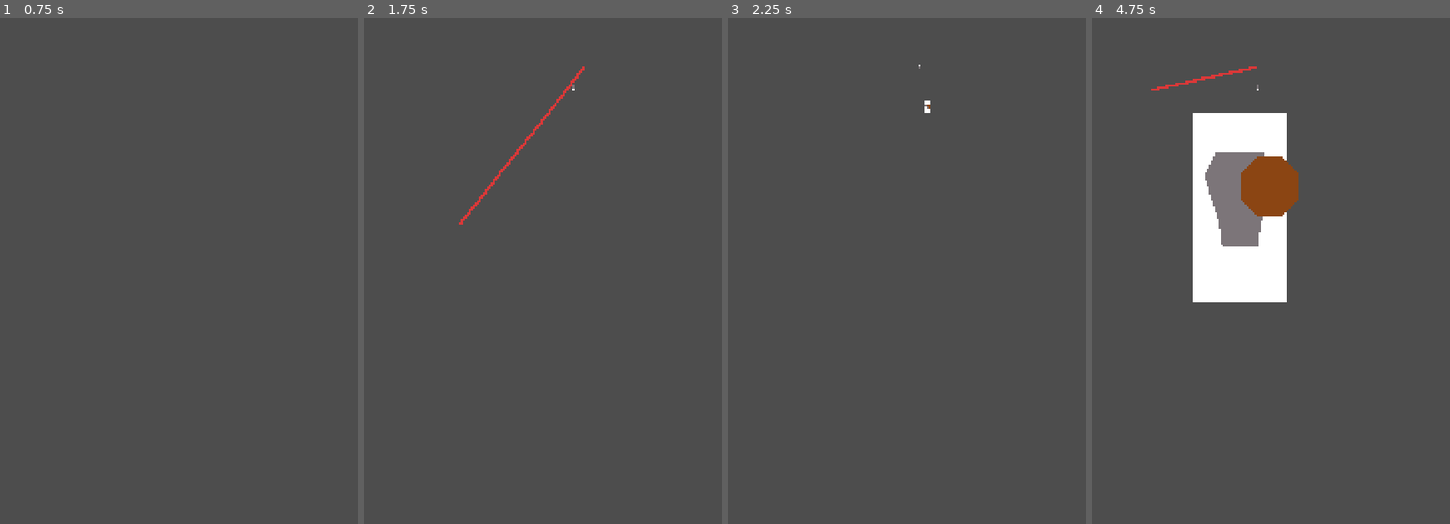
Above: before the commit, frames 1-4 (left to right).
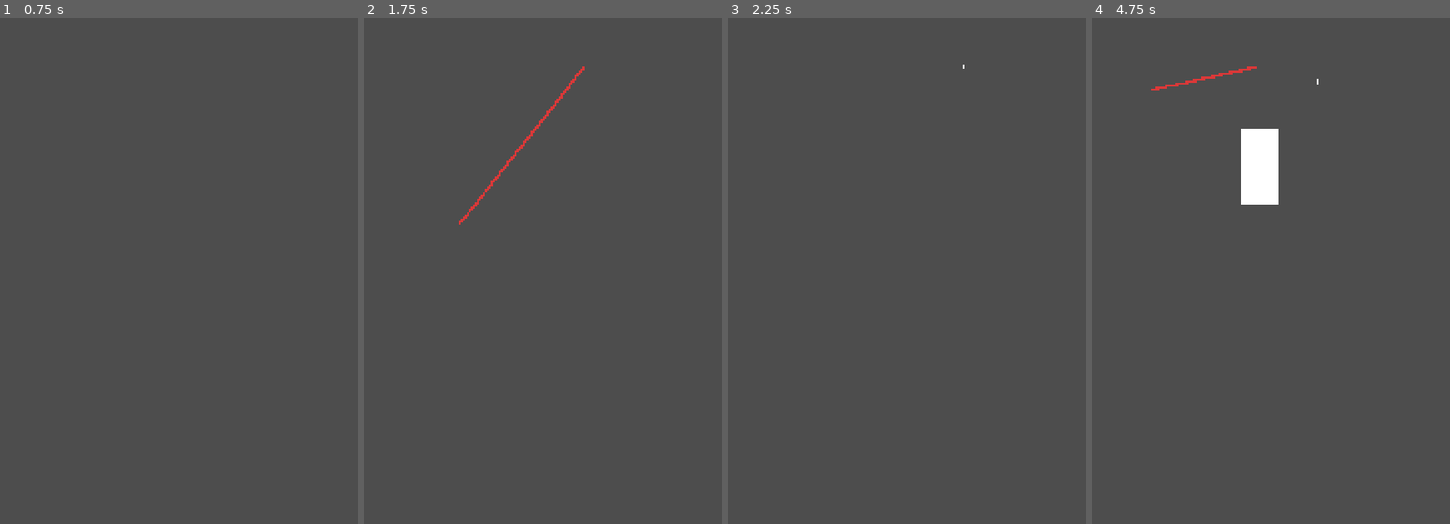
Above: after the commit, the same moments.

Repository: Tom-the-Human/Berserkir-Slice-n-Defend
Game: Godot game, scene res://Core/main.tscn
Same seed, same stepped clock (60 frames per second), same inputs: the game is played once before the commit and once after it.
Inputs (mouse positions are in pixels of both pictures, inside the frame that each line leads up to):
- Up to frame 1 (0.75 s): tap Enter at 0.5 s; move the mouse to (254, 159) at 0.52 s; click (254, 159) at 0.67 s
- Up to frame 2 (1.75 s): tap Space at 1.25 s; drag from (460, 225) to (582, 68) at 1.27 s
- Up to frame 3 (2.25 s): move the mouse to (935, 43) at 2.02 s; click (935, 43) at 2.17 s
- Up to frame 4 (4.75 s): drag from (1242, 321) to (1278, 88) at 2.77 s; move the mouse to (1374, 291) at 3.52 s; click (1374, 291) at 3.67 s; drag from (1149, 88) to (1256, 68) at 4.27 s

Frame 1 is identical in both runs. In frame 2, less than 0.1% of the frame differs, in the area x 26-60%, y 11-41%; in frame 3, less than 0.1%; in frame 4, 9.6%, in the area x 17-64%, y 9-57%.

Commit message:
major spawning update

Diff:
--- a/Core/main.gd
+++ b/Core/main.gd
@@ -1,28 +1,17 @@
 extends Node2D
-
-@export var enemy_scene: PackedScene
 
 var player_health := 100
 
 # Called when the node enters the scene tree for the first time.
 func _ready() -> void:
-	pass
-
+	$SpawnDirector.enemy_spawned.connect(_on_enemy_spawned)
 
 # Called every frame. 'delta' is the elapsed time since the previous frame.
 func _process(_delta: float) -> void:
 	pass
 
 
-func _on_enemy_spawn_timer_timeout() -> void:
-	if enemy_scene == null:
-		# debug
-		print("Error: Enemy scene is not assigned in the Inspector!")
-		return
-
-	var new_enemy = enemy_scene.instantiate()
-	add_child(new_enemy)
-
+func _on_enemy_spawned(new_enemy: Enemy) -> void:
 	# send SwipeTrail coords to enemy
 	$SwipeTrail.swipe_completed.connect(new_enemy.apply_cut)
 
@@ -38,4 +27,4 @@
 		# placeholder
 		print("Berserker has fallen!\nGAME OVER")
 		# implement proper game over later, just end spawning for now
-		$EnemySpawnTimer.stop()
+		$SpawnDirector/SpawnTimer.stop()
--- a/Core/main.tscn
+++ b/Core/main.tscn
@@ -3,18 +3,26 @@
 [ext_resource type="Script" uid="uid://dy65iu1ob0qtg" path="res://Touch-combat/swipe_trail.gd" id="1_5yh6k"]
 [ext_resource type="Script" uid="uid://b5kwfsfh38w6m" path="res://Core/main.gd" id="1_cj3ed"]
 [ext_resource type="PackedScene" uid="uid://qnlp2lgq410r" path="res://Enemy-sys/housecarl.tscn" id="2_n0dd3"]
+[ext_resource type="Script" uid="uid://g7lf3ba4rkob" path="res://Core/spawn_director.gd" id="4_avlqc"]
+[ext_resource type="PackedScene" uid="uid://bun0584ros584" path="res://Enemy-sys/peasant.tscn" id="5_okbgg"]
+[ext_resource type="PackedScene" uid="uid://r8b4i7cgbtyu" path="res://Enemy-sys/spearman.tscn" id="6_84tve"]
 
 [node name="Main" type="Node2D" unique_id=1991437905]
-position = Vector2(1, 0)
 script = ExtResource("1_cj3ed")
-enemy_scene = ExtResource("2_n0dd3")
 
 [node name="SwipeTrail" type="Line2D" parent="." unique_id=45593343]
 z_index = 150
 z_as_relative = false
 script = ExtResource("1_5yh6k")
 
-[node name="EnemySpawnTimer" type="Timer" parent="." unique_id=796545954]
+[node name="SpawnDirector" type="Node2D" parent="." unique_id=958982004]
+script = ExtResource("4_avlqc")
+peasant = ExtResource("5_okbgg")
+spearman = ExtResource("6_84tve")
+housecarl = ExtResource("2_n0dd3")
+
+[node name="PacingTimer" type="Timer" parent="SpawnDirector" unique_id=997723240]
 autostart = true
 
-[connection signal="timeout" from="EnemySpawnTimer" to="." method="_on_enemy_spawn_timer_timeout"]
+[node name="SpawnTimer" type="Timer" parent="SpawnDirector" unique_id=796545954]
+autostart = true
--- /dev/null
+++ b/Core/spawn_director.gd
@@ -0,0 +1,91 @@
+extends Node2D
+
+signal enemy_spawned(enemy_node: Enemy)
+
+@export var peasant: PackedScene
+@export var spearman: PackedScene
+@export var housecarl: PackedScene
+
+var spawn_center_x := 540.0
+
+var run_time_seconds := 0.0
+
+@onready var pacing_timer := $PacingTimer
+@onready var spawn_timer := $SpawnTimer
+
+# Called when the node enters the scene tree for the first time.
+func _ready() -> void:
+	pacing_timer.timeout.connect(_on_pacing_update)
+	spawn_timer.timeout.connect(_spawn_enemy)
+
+	spawn_timer.start(2.0)
+
+func _on_pacing_update() -> void:
+	run_time_seconds += 1.0
+
+	# start at base difficulty (tweak as needed)
+	var base_spawn_delay = max(0.5, 2.0 - (run_time_seconds / 60.0))
+
+	# intensity ebb & flow
+	var wave_cycle = sin(run_time_seconds / 5.0) # cycle every 30 sec(?)
+
+	# modulate spawn delay by up to +/- .4 sec based on wave cycle
+	var current_spawn_delay = base_spawn_delay + (wave_cycle * 0.4)
+	current_spawn_delay = max(0.2, current_spawn_delay)
+
+	# update spawn timer
+	spawn_timer.wait_time = current_spawn_delay
+
+func _spawn_enemy() -> void:
+	var enemy_to_spawn: PackedScene
+	var roll := randf() # 0.0 to 1.0
+
+	###########
+	# TODO: this should probably be refactored to a dict or something
+	# change spawn chances over time
+	if run_time_seconds < 10.0:
+		enemy_to_spawn = peasant
+	elif run_time_seconds < 30.0:
+		if roll < 0.75:
+			enemy_to_spawn = peasant
+		else:
+			enemy_to_spawn = spearman
+	elif run_time_seconds < 60.0:
+		if roll < 0.5:
+			enemy_to_spawn = peasant
+		else:
+			enemy_to_spawn = spearman
+	elif run_time_seconds < 90.0:
+		if roll < 0.3:
+			enemy_to_spawn = peasant
+		elif roll < 0.9:
+			enemy_to_spawn = spearman
+		else:
+			enemy_to_spawn = housecarl
+	elif run_time_seconds < 120.0:
+		if roll < 0.1:
+			enemy_to_spawn = peasant
+		elif roll < 0.7:
+			enemy_to_spawn = spearman
+		else:
+			enemy_to_spawn = housecarl
+	elif run_time_seconds < 150.0:
+		if roll < 0.05:
+			enemy_to_spawn = peasant
+		elif roll < 0.5:
+			enemy_to_spawn = spearman
+		else:
+			enemy_to_spawn = housecarl
+	elif run_time_seconds < 180.0:
+		if roll < 0.25:
+			enemy_to_spawn = spearman
+		else:
+			enemy_to_spawn = housecarl
+	#########
+
+	# instantiate and add enemy to scene
+	if enemy_to_spawn:
+		var new_enemy = enemy_to_spawn.instantiate()
+		get_parent().add_child(new_enemy)
+
+		enemy_spawned.emit(new_enemy)
--- a/Enemy-sys/enemy.gd
+++ b/Enemy-sys/enemy.gd
@@ -62,7 +62,7 @@
 		# debug
 		print("hit zone entered")
 		# change outline_width to make visible
-		outline_line.width = 2.5
+		outline_line.width = 1.5
 
 	if progress >= 1.0:
 		hit_player()
--- a/Enemy-sys/sliceable_part.gd
+++ b/Enemy-sys/sliceable_part.gd
@@ -49,7 +49,7 @@
 	var edge_glow := Line2D.new()
 	edge_glow.points = scaled_points
 	edge_glow.closed = true
-	edge_glow.width = 5.0 * global_scale.x
+	edge_glow.width = 1.5 * global_scale.x
 	edge_glow.default_color = Color(2.0, 0.2, 0.2)
 	rb.add_child(edge_glow)
 	######################
Not shown, added: Core/spawn_director.gd.uid
